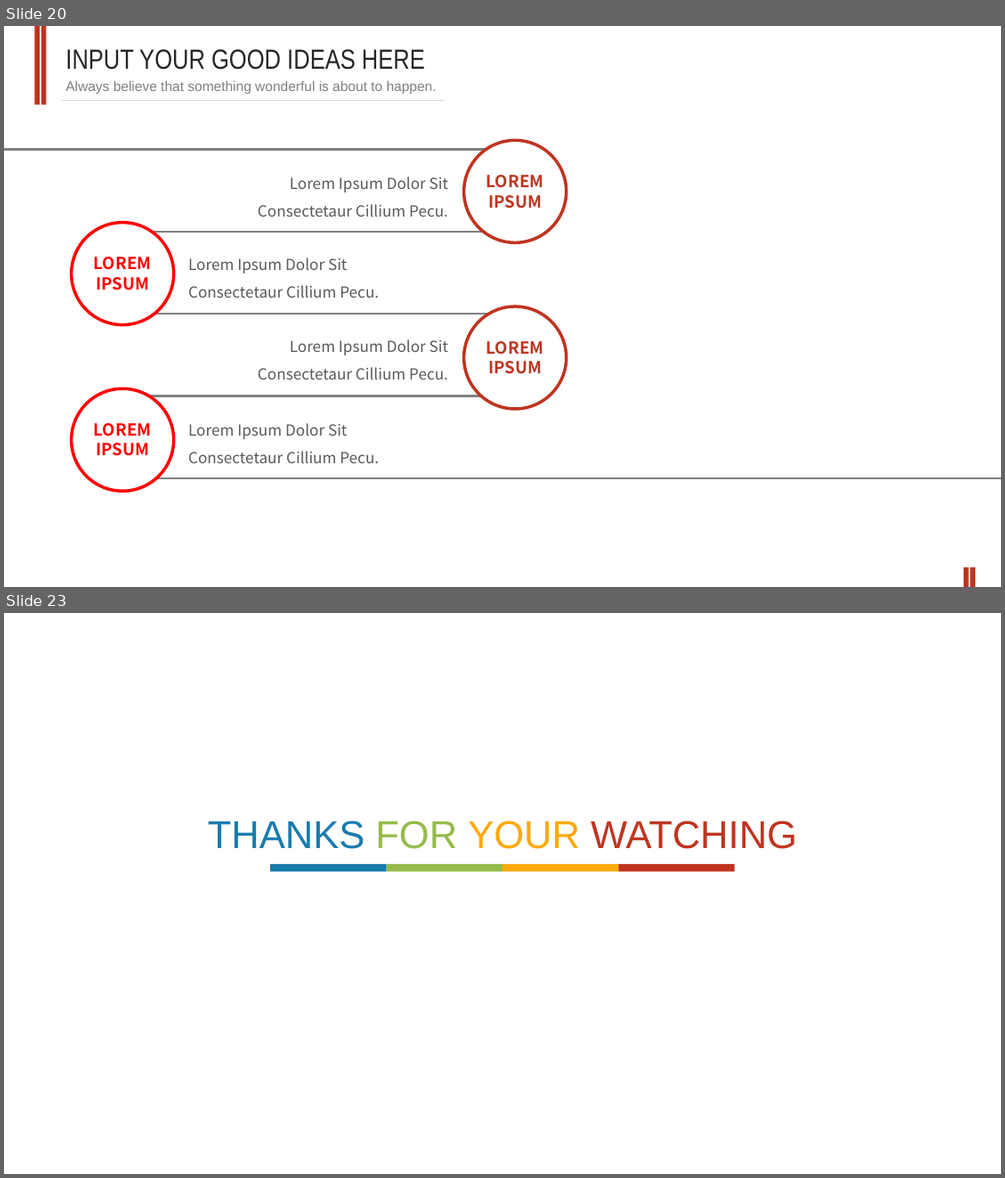
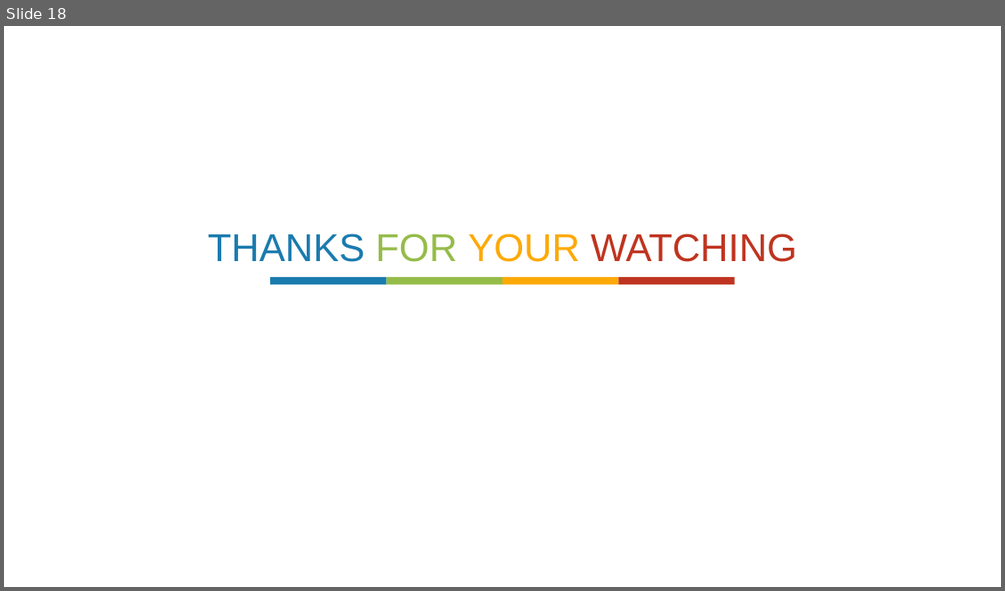
Before and after one commit to chanchunlei/weChat, a slide deck: ccl.pptx. Shown one above the other, each under a label of ours: slides 20 and 23 before the commit, slide 18 after it; the slides between them are not shown. The pictures are 1005x1178 and 1005x591 pixels, drawn with LibreOffice and Linux fonts; fonts in the diff are those of the drawing. Boxes give left, top, right and bottom in pixels: in the first picture for what was removed or moved away, otherwise in the second. Text is boxed around its words. In the diff, an @@ line names an element or a change of style, - is before the commit and + after.

```diff
--- a/ccl.pptx
+++ b/ccl.pptx
@@ slide 20 removed at bbox=[4, 26, 1001, 587], background #FFFFFF @@
@@ rectangle removed at bbox=[35, 26, 40, 104] @@
@@ rectangle removed at bbox=[40, 26, 46, 104] @@
@@ text removed at bbox=[65, 49, 425, 70] @@
-INPUT YOUR GOOD IDEAS HERE
@@ line removed from (61, 101) to (444, 101) @@
@@ text removed at bbox=[65, 81, 437, 94] @@
-Always believe that something wonderful is about to happen.
@@ line removed from (4, 150) to (512, 150) @@
@@ ellipse removed at bbox=[463, 141, 566, 243] @@
@@ text removed at bbox=[258, 176, 448, 216] @@
-Lorem Ipsum Dolor Sit Consectetaur Cillium Pecu.
@@ text removed at bbox=[486, 175, 544, 208] @@
-LOREM
-IPSUM
@@ ellipse removed at bbox=[72, 223, 175, 325] @@
@@ line removed from (123, 232) to (512, 232) @@
@@ text removed at bbox=[94, 257, 152, 290] @@
-LOREM
-IPSUM
@@ text removed at bbox=[188, 257, 379, 297] @@
-Lorem Ipsum Dolor Sit Consectetaur Cillium Pecu.
@@ line removed from (123, 314) to (512, 314) @@
@@ ellipse removed at bbox=[463, 306, 566, 409] @@
@@ text removed at bbox=[258, 339, 448, 379] @@
-Lorem Ipsum Dolor Sit Consectetaur Cillium Pecu.
@@ text removed at bbox=[486, 341, 544, 374] @@
-LOREM
-IPSUM
@@ ellipse removed at bbox=[72, 389, 175, 491] @@
@@ line removed from (125, 396) to (513, 396) @@
@@ text removed at bbox=[94, 423, 152, 456] @@
-LOREM
-IPSUM
@@ text removed at bbox=[188, 423, 379, 463] @@
-Lorem Ipsum Dolor Sit Consectetaur Cillium Pecu.
@@ line removed from (123, 478) to (1001, 478) @@
@@ rectangle removed at bbox=[964, 567, 969, 587] @@
@@ rectangle removed at bbox=[970, 567, 975, 587] @@
@@ what was slide 23 is now slide 18 @@
```
Also in this commit, not shown: 3 slides changed, 10 slides added, 15 other slides removed.
